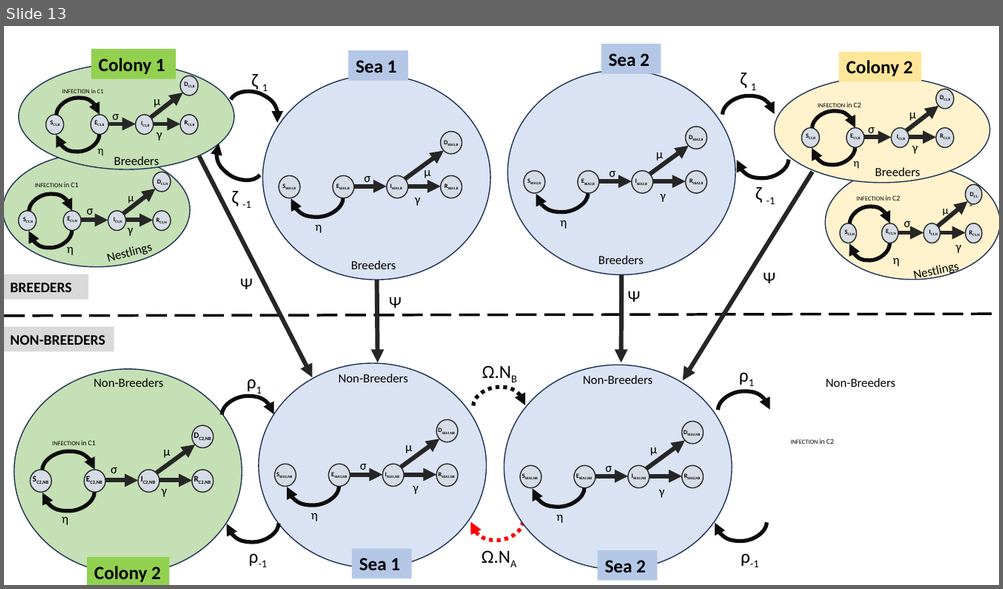
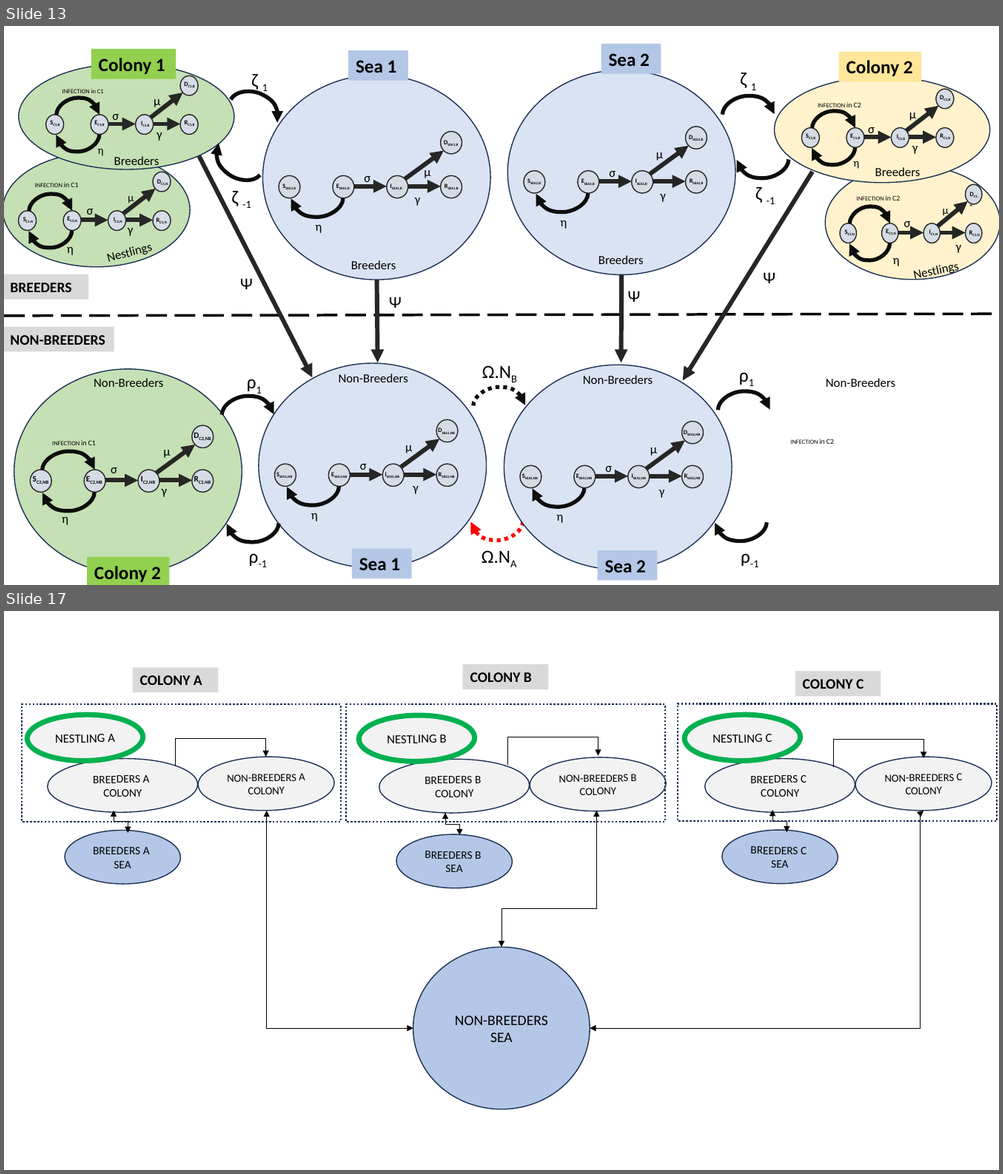
Before and after one commit to ORumianowski/hpai_mitigation, a slide deck: 01_meeting_documents/hpai_mitagation_project_v2.pptx. Shown one above the other, each under a label of ours: slide 13 before the commit, slides 13 and 17 after it; the slides between them are not shown. The pictures are 1003x589 and 1003x1174 pixels, drawn with LibreOffice and Linux fonts; fonts in the diff are those of the drawing. Boxes give left, top, right and bottom in pixels: in the first picture for what was removed or moved away, otherwise in the second. Text is boxed around its words. In the diff, an @@ line names an element or a change of style, - is before the commit and + after.

```diff
--- a/01_meeting_documents/hpai_mitagation_project_v2.pptx
+++ b/01_meeting_documents/hpai_mitagation_project_v2.pptx
@@ slide 17 added at (4,611,999,1170), background #FFFFFF @@
@@ rectangle added at (132,668,218,693), fill #D9D9D9, 14 pt, text #000000, bold @@
+COLONY A
@@ rectangle added at (463,665,549,690), fill #D9D9D9, 14 pt, text #000000, bold @@
+COLONY B
@@ rectangle added at (795,671,881,696), fill #D9D9D9, 14 pt, text #000000, bold @@
+COLONY C
@@ rectangle added at (22,704,341,821), outline #1E3256 1.75 pt dashed @@
@@ rectangle added at (346,704,664,821), outline #1E3256 1.75 pt dashed @@
@@ rectangle added at (677,703,996,820), outline #1E3256 1.75 pt dashed @@
@@ elbow arrow added from (176, 766) to (266, 758), #000000 0.5 pt @@
@@ elbow arrow added from (508, 765) to (598, 756), #000000 0.5 pt @@
@@ elbow arrow added from (833, 767) to (923, 758), #000000 0.5 pt @@
@@ elbow double arrow added from (772, 810) to (787, 832), #000000 0.5 pt @@
@@ group added at (27,714,335,885): 4 ellipses @@
+BREEDERS A COLONY
+NESTLING A
+NON-BREEDERS A
+COLONY
+BREEDERS A SEA
@@ elbow double arrow added from (114, 811) to (128, 833), #000000 0.5 pt @@
@@ elbow double arrow added from (267, 811) to (413, 1029), #000000 0.5 pt @@
@@ elbow double arrow added from (445, 813) to (460, 835), #000000 0.5 pt @@
@@ elbow double arrow added from (597, 811) to (502, 948), #000000 0.5 pt @@
@@ elbow double arrow added from (923, 811) to (589, 1029), #000000 0.5 pt @@
@@ group added at (684,714,992,885): 4 ellipses @@
+BREEDERS C COLONY
+NESTLING C
+NON-BREEDERS C
+COLONY
+BREEDERS C SEA
@@ group added at (358,715,667,889): 4 ellipses @@
+BREEDERS B COLONY
+NESTLING B
+NON-BREEDERS B
+COLONY
+BREEDERS B SEA
@@ ellipse added at (413,948,589,1111), fill #B4C7E7, outline #1E3256 1 pt, 14 pt, text #000000 @@
+NON-BREEDERS
+SEA
```
Also in this commit, not shown: 2 slides changed, 1 other slide added, 8 other files.
